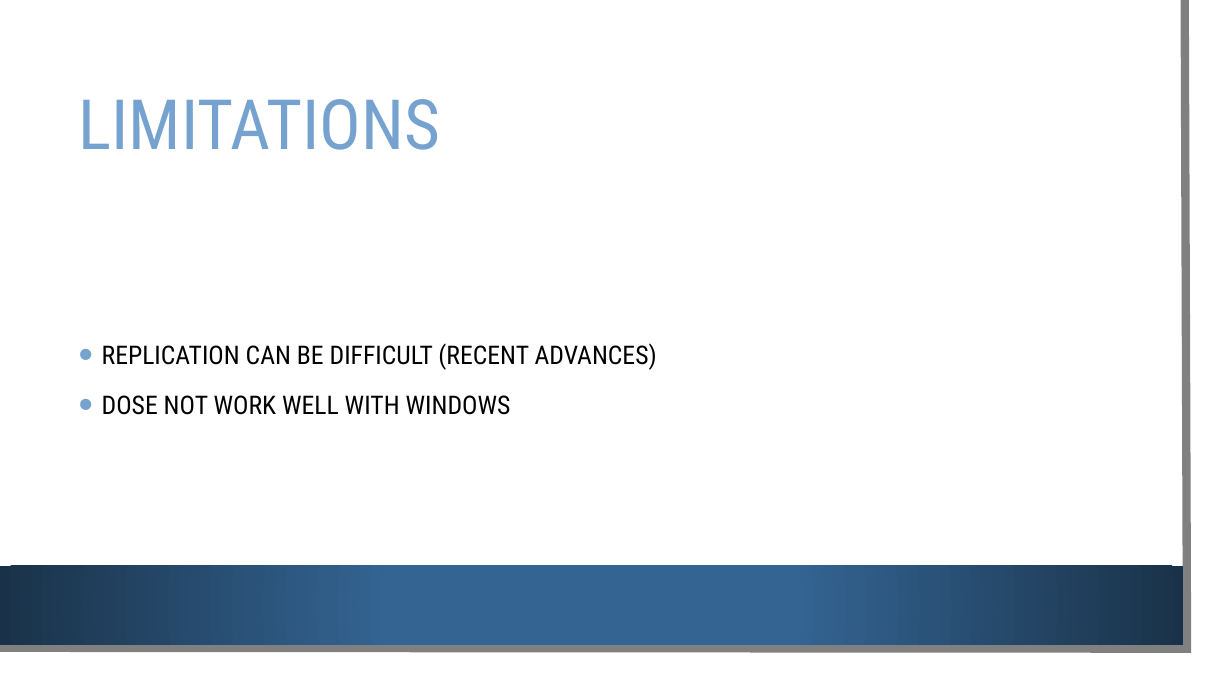
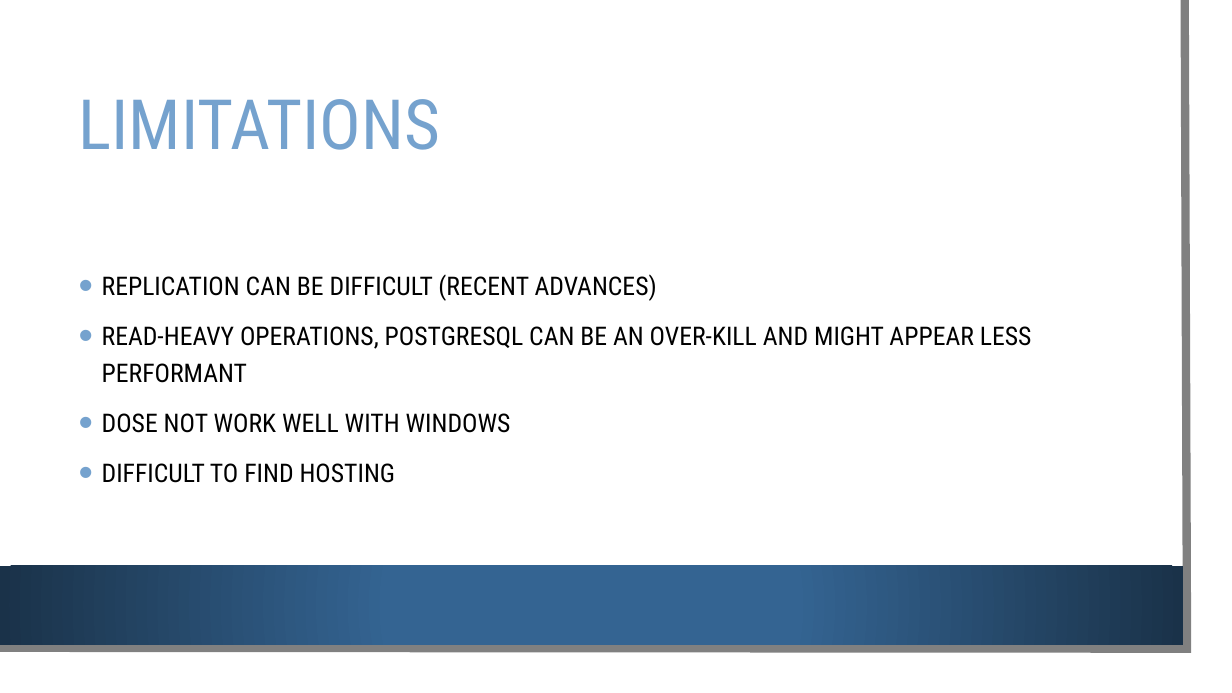
Before and after one commit to Alanmugz/PostGreSQL, a slide deck: slide 12 of PostgreSQL.pptx (slide 8 before the commit). Drawn at 1232x693 pixels with LibreOffice and Linux fonts; fonts in the diff are those of the drawing; background and template pictures are left out. Boxes give left, top, right and bottom in pixels: in the first picture for what was removed or moved away, otherwise in the second. Text is boxed around its words. In the diff, an @@ line names an element or a change of style, - is before the commit and + after.

```diff
--- a/PostgreSQL.pptx
+++ b/PostgreSQL.pptx
@@ text at (x1=102, y1=326, x2=1032, y2=383): paragraph added @@
+• READ-HEAVY OPERATIONS, POSTGRESQL CAN BE AN OVER-KILL AND MIGHT APPEAR LESS PERFORMANT
@@ text at (x1=102, y1=463, x2=396, y2=483): paragraph added @@
+• DIFFICULT TO FIND HOSTING
```
Also in this commit, not shown: 4 other slides changed, 5 slides added.
